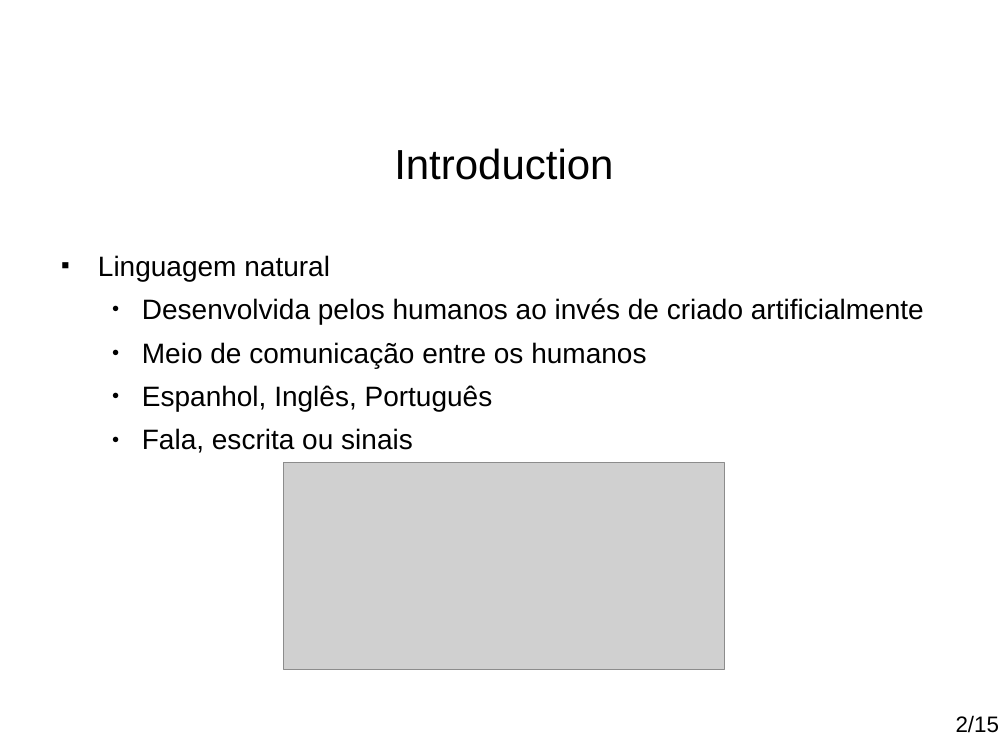
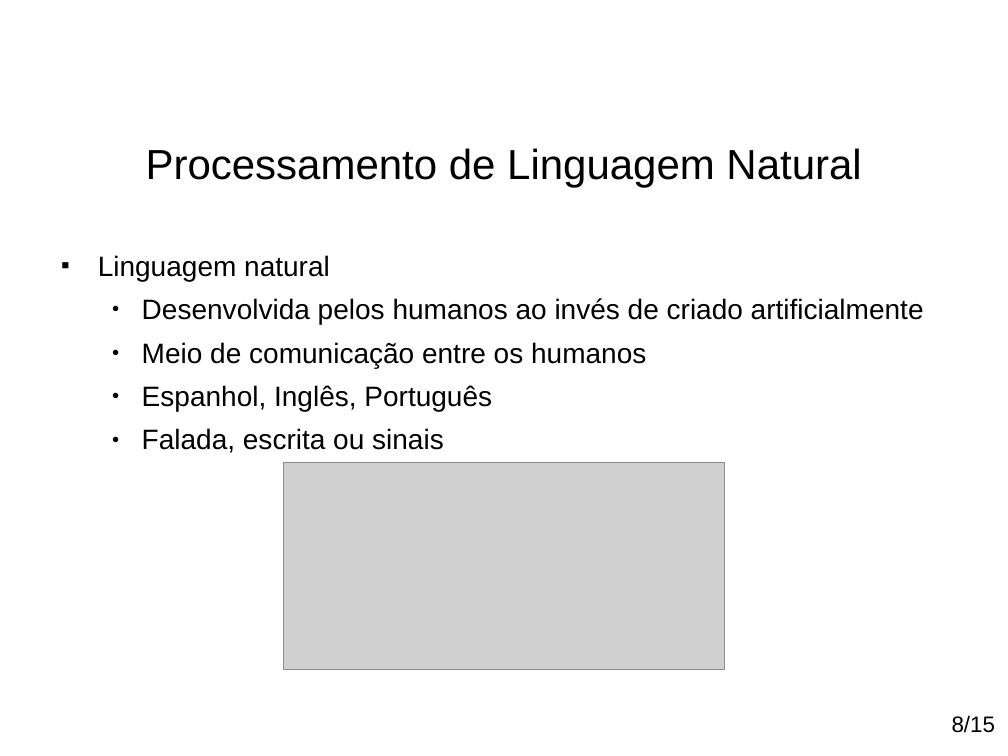
Before and after one commit to paulohq/apresentacao-NLP, a slide deck: slide 9 of apresentacao-mineracao-de-sugestoes.ppt (slide 8 before the commit). Drawn at 1008x756 pixels with LibreOffice and Linux fonts; fonts in the diff are those of the drawing; grey boxes stand for pictures; background and template pictures are left out. Boxes give left, top, right and bottom in pixels: in the first picture for what was removed or moved away, otherwise in the second. Text is boxed around its words. In the diff, an @@ line names an element or a change of style, - is before the commit and + after.

```diff
--- a/apresentacao-mineracao-de-sugestoes.ppt
+++ b/apresentacao-mineracao-de-sugestoes.ppt
@@ title at bbox=[146, 148, 861, 188]: text changed @@
-Introduction
+Processamento de Linguagem Natural
@@ text at bbox=[142, 428, 444, 453]: text changed @@
-  ● Fala, escrita ou sinais
+  ● Falada, escrita ou sinais
@@ text at bbox=[952, 715, 995, 733]: text changed @@
-2/15
+8/15
```
Also in this commit, not shown: 20 other slides changed, 4 slides added, 4 slides removed, 3 other files.
